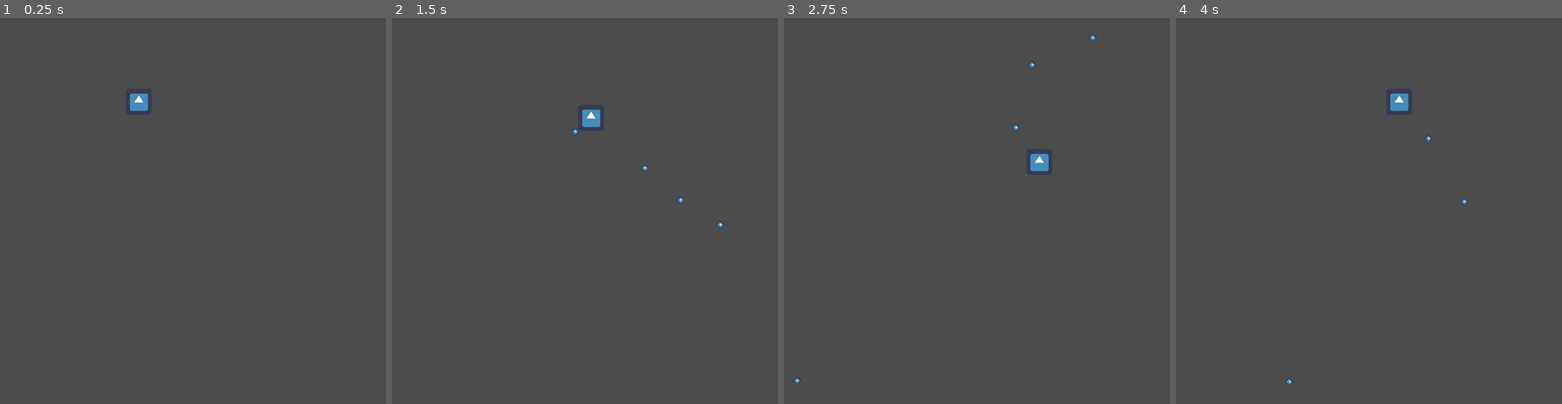
Above: before the commit, frames 1-4 (left to right).
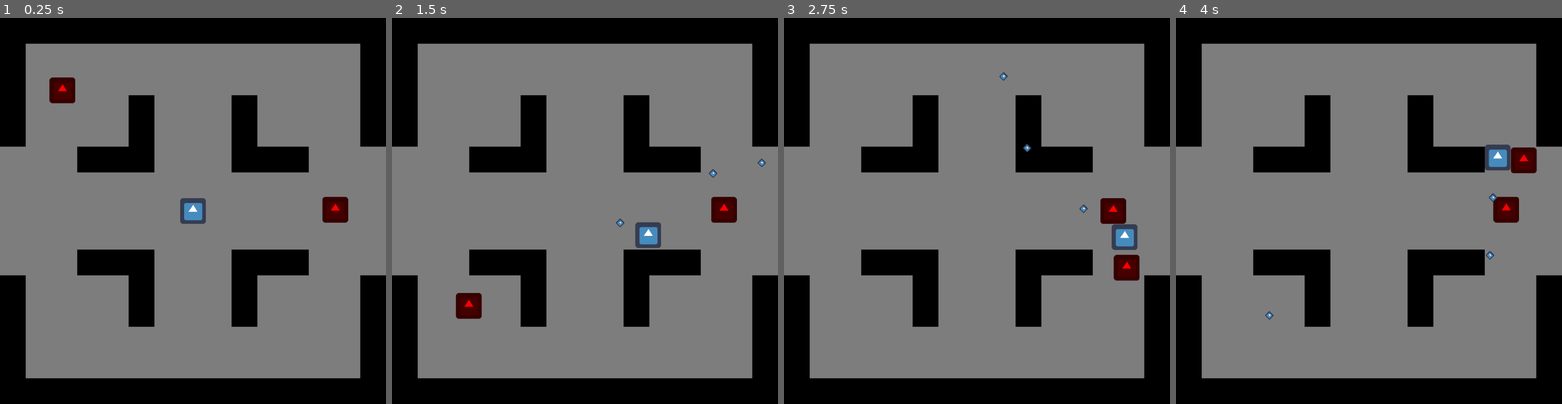
Above: after the commit, the same moments.

Repository: SlaQr/Every10Seconds
Game: Godot game, scene res://Game.tscn
Two runs of this game, one before a commit and one after it. Both use one fixed random seed, a clock stepped at 60 frames per second and the inputs below. The engine's default icon, where the game draws it, is replaced by a stand-in: a white triangle on a blue panel in a dark square.
Inputs (mouse positions are in pixels of both pictures, inside the frame that each line leads up to):
- Up to frame 1 (0.25 s): no input
- Up to frame 2 (1.5 s): move the mouse to (669, 191) at 0.52 s; press the mouse at (669, 191) at 0.53 s; hold D (plr_right) 0.53-1.28 s; move the mouse to (507, 230) at 1.27 s; release the mouse at (507, 230) at 1.28 s; hold S (plr_down) from 1.28 s (still down); click (507, 230) at 1.35 s
- Up to frame 3 (2.75 s): move the mouse to (1015, 126) at 2.02 s; release S (plr_down) at 2.03 s; press the mouse at (1015, 126) at 2.03 s; hold D (plr_right) from 2.03 s (still down)
- Up to frame 4 (4 s): move the mouse to (1349, 288) at 2.77 s; release D (plr_right) at 2.78 s; release the mouse at (1349, 288) at 2.78 s; hold W (plr_up) 2.78-3.53 s; click (1349, 288) at 2.85 s; move the mouse to (1484, 268) at 3.52 s; press the mouse at (1484, 268) at 3.53 s; hold A (plr_left) from 3.53 s (still down)

The runs differ from the first frame. In frame 1, 99% of the frame differs, in the area x 0-100%, y 0-100%; in frame 2, 99%; in frame 3, 99%; in frame 4, 99%.

Commit message:
Added enemy movement

Diff:
--- /dev/null
+++ b/Enemy.gd
@@ -0,0 +1,29 @@
+extends KinematicBody2D
+
+
+# Declare member variables here. Examples:
+# var a = 2
+# var b = "text"
+
+var next_location: Vector2
+
+var _momentum = Vector2(0,0)
+
+export var movespeed: int = 80
+export var preserved_momentum = 0.8
+
+# Called when the node enters the scene tree for the first time.
+func _ready():
+	pass # Replace with function body.
+
+
+# Called every frame. 'delta' is the elapsed time since the previous frame.
+#func _process(delta):
+#	pass
+
+func _physics_process(delta):
+
+	_momentum *= preserved_momentum
+	_momentum += position.move_toward(next_location, delta*movespeed)\
+				 - position
+	_momentum = move_and_slide(_momentum)
--- /dev/null
+++ b/Enemy.tscn
@@ -0,0 +1,51 @@
+[gd_scene load_steps=6 format=2]
+
+[ext_resource path="res://icon.png" type="Texture" id=1]
+[ext_resource path="res://Enemy.gd" type="Script" id=2]
+[ext_resource path="res://EnemyNavigation.gd" type="Script" id=3]
+
+[sub_resource type="CircleShape2D" id=1]
+radius = 33.0151
+
+[sub_resource type="Animation" id=2]
+resource_name = "EnemyTimers"
+loop = true
+tracks/0/type = "method"
+tracks/0/path = NodePath("NavigationAgent2D")
+tracks/0/interp = 1
+tracks/0/loop_wrap = true
+tracks/0/imported = false
+tracks/0/enabled = true
+tracks/0/keys = {
+"times": PoolRealArray( 1 ),
+"transitions": PoolRealArray( 1 ),
+"values": [ {
+"args": [  ],
+"method": "update_player_pos"
+} ]
+}
+
+[node name="Enemy" type="KinematicBody2D"]
+script = ExtResource( 2 )
+
+[node name="NavigationAgent2D" type="NavigationAgent2D" parent="."]
+path_desired_distance = 32.0
+target_desired_distance = 100.0
+path_max_distance = 64.0
+avoidance_enabled = true
+radius = 500.0
+neighbor_dist = 1000.0
+max_speed = 1.0
+script = ExtResource( 3 )
+
+[node name="CollisionShape2D" type="CollisionShape2D" parent="."]
+shape = SubResource( 1 )
+
+[node name="Sprite" type="Sprite" parent="."]
+modulate = Color( 1, 0, 0, 1 )
+texture = ExtResource( 1 )
+
+[node name="AnimationPlayer" type="AnimationPlayer" parent="."]
+autoplay = "EnemyTimers"
+reset_on_save = false
+anims/EnemyTimers = SubResource( 2 )
--- /dev/null
+++ b/EnemyNavigation.gd
@@ -0,0 +1,20 @@
+extends NavigationAgent2D
+
+
+var _player: KinematicBody2D
+
+# Called when the node enters the scene tree for the first time.
+func _ready():
+	_player = get_tree().get_root().find_node("Player", true, false)
+	set_target_location(_player.position)
+	#get_node("../AnimationPlayer").play("EnemyTimers")
+
+func update_player_pos():
+	print("called")
+	#set_target_location(_player.position)
+
+# Called every frame. 'delta' is the elapsed time since the previous frame.
+func _physics_process(_delta):
+	set_target_location(_player.position)
+	var next_location = get_next_location()
+	get_parent().next_location = next_location
--- a/Game.tscn
+++ b/Game.tscn
@@ -1,8 +1,7 @@
 [gd_scene load_steps=2 format=2]
 
-[ext_resource path="res://Player.tscn" type="PackedScene" id=1]
+[ext_resource path="res://Tilemap.tscn" type="PackedScene" id=1]
 
 [node name="Game" type="Node2D"]
 
-[node name="Player" parent="." instance=ExtResource( 1 )]
-position = Vector2( 345, 208 )
+[node name="Navigation2D" parent="." instance=ExtResource( 1 )]
--- a/Player.gd
+++ b/Player.gd
@@ -2,7 +2,7 @@
 
 onready var bullet = preload("res://Bullet.tscn")
 
-var player_speed = 200
+var player_speed = 300
 
 var can_attack = true;
 
--- a/Tilemap.tscn
+++ b/Tilemap.tscn
@@ -3,19 +3,15 @@
 [ext_resource path="res://TempTilemap.png" type="Texture" id=1]
 [ext_resource path="res://Player.tscn" type="PackedScene" id=2]
 [ext_resource path="res://PlayerSpawn.gd" type="Script" id=3]
-
-[sub_resource type="NavigationPolygon" id=2]
-vertices = PoolVector2Array( 64, 64, 0, 64, 0, 0, 64, 0 )
-polygons = [ PoolIntArray( 0, 1, 2, 3 ) ]
-outlines = [ PoolVector2Array( 64, 64, 0, 64, 0, 0, 64, 0 ) ]
+[ext_resource path="res://Enemy.tscn" type="PackedScene" id=4]
 
 [sub_resource type="ConvexPolygonShape2D" id=3]
 points = PoolVector2Array( 64, 64, 0, 64, 0, 0, 64, 0 )
 
-[sub_resource type="NavigationPolygon" id=4]
-vertices = PoolVector2Array( 64, 64, 0, 64, 0, 0, 64, 0 )
+[sub_resource type="NavigationPolygon" id=7]
+vertices = PoolVector2Array( 48, 48, 16, 48, 16, 16, 48, 16 )
 polygons = [ PoolIntArray( 0, 1, 2, 3 ) ]
-outlines = [ PoolVector2Array( 64, 64, 0, 64, 0, 0, 64, 0 ) ]
+outlines = [ PoolVector2Array( 48, 48, 16, 48, 16, 16, 48, 16 ) ]
 
 [sub_resource type="ConvexPolygonShape2D" id=5]
 points = PoolVector2Array( 64, 64, 0, 64, 0, 0, 64, 0 )
@@ -29,7 +25,6 @@
 0/tile_mode = 0
 0/occluder_offset = Vector2( 0, 0 )
 0/navigation_offset = Vector2( 0, 0 )
-0/navigation = SubResource( 2 )
 0/shape_offset = Vector2( 0, 0 )
 0/shape_transform = Transform2D( 1, 0, 0, 1, 0, 0 )
 0/shape = SubResource( 3 )
@@ -51,6 +46,7 @@
 1/tile_mode = 0
 1/occluder_offset = Vector2( 0, 0 )
 1/navigation_offset = Vector2( 0, 0 )
+1/navigation = SubResource( 7 )
 1/shape_offset = Vector2( 0, 0 )
 1/shape_transform = Transform2D( 1, 0, 0, 1, 0, 0 )
 1/shape_one_way = false
@@ -65,7 +61,6 @@
 2/tile_mode = 0
 2/occluder_offset = Vector2( 0, 0 )
 2/navigation_offset = Vector2( 0, 0 )
-2/navigation = SubResource( 4 )
 2/shape_offset = Vector2( 0, 0 )
 2/shape_transform = Transform2D( 1, 0, 0, 1, 0, 0 )
 2/shape = SubResource( 5 )
@@ -97,10 +92,20 @@
 } ]
 }
 
-[node name="Tilemap" type="TileMap"]
+[node name="Navigation2D" type="Navigation2D"]
+edge_connection_margin = 32.0
+
+[node name="Tilemap" type="TileMap" parent="."]
 tile_set = SubResource( 1 )
+bake_navigation = true
 format = 1
 tile_data = PoolIntArray( -65534, 3, 0, -65533, 3, 0, -65532, 3, 0, 0, 0, 0, 1, 0, 0, 2, 0, 0, 3, 0, 0, 4, 0, 0, 5, 0,  …(3154 unchanged characters)…
+
+[node name="Player" parent="." instance=ExtResource( 2 )]
+position = Vector2( 480, 480 )
+__meta__ = {
+"_editor_description_": "w"
+}
 
 [node name="PlayerSpawn" type="Node2D" parent="."]
 position = Vector2( 480, 480 )
@@ -135,8 +140,12 @@
 [node name="Spawn8" type="Node2D" parent="EnemySpawns"]
 position = Vector2( 960, 576 )
 
-[node name="Player" parent="." instance=ExtResource( 2 )]
-position = Vector2( 480, 480 )
-__meta__ = {
-"_editor_description_": "w"
-}
+[node name="Enemies" type="Node2D" parent="."]
+
+[node name="Enemy" parent="Enemies" instance=ExtResource( 4 )]
+position = Vector2( 156, 161 )
+movespeed = 800
+preserved_momentum = 1.02
+
+[node name="Enemy2" parent="Enemies" instance=ExtResource( 4 )]
+position = Vector2( 835, 477 )
